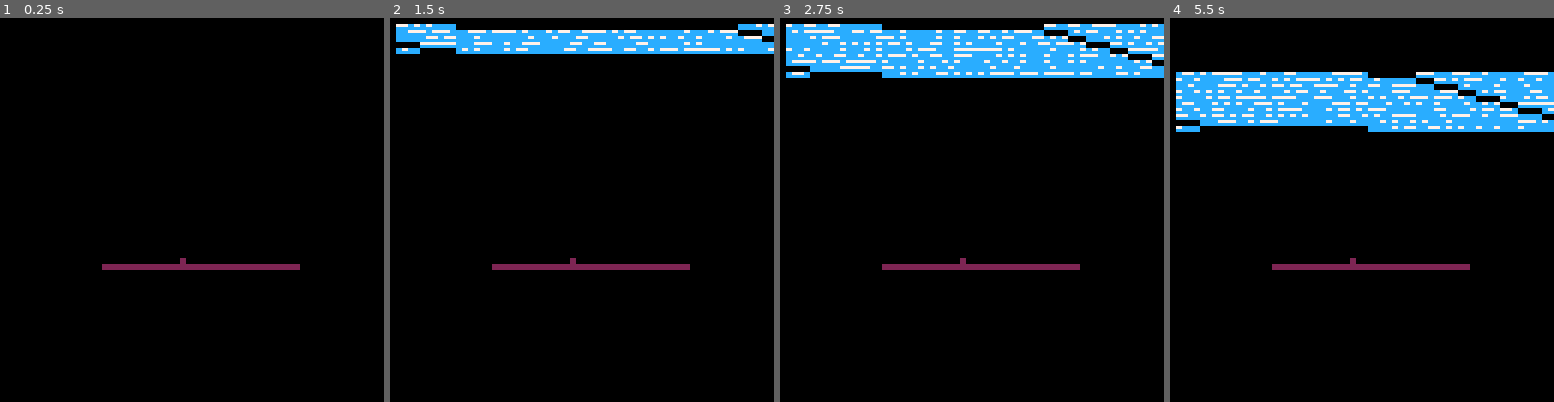
Above: before the commit, frames 1-4 (left to right).
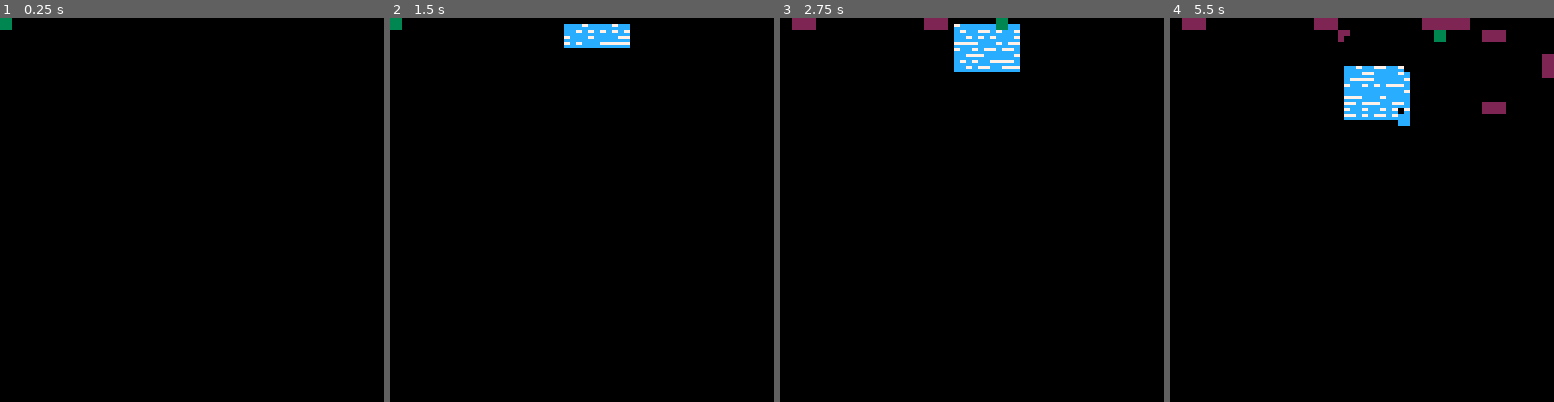
Above: after the commit, the same moments.

Repository: t-mw/herbarium
Game: PICO-8 cartridge ld38.p8
The game is run twice, just before and just after one commit, with the same random seed, the same clock (stepped at 60 frames per second) and the same inputs.
Inputs:
- Up to frame 1 (0.25 s): no input
- Up to frame 2 (1.5 s): tap X (X key) at 0.33, 1.07 s; tap O (Z key) at 0.7 s
- Up to frame 3 (2.75 s): hold Right 1.6-2.1 s; tap O (Z key) at 1.7, 2.1, 2.5 s; tap X (X key) at 1.85 s; hold Up 2.15-2.42 s; hold Right from 2.47 s (still down)
- Up to frame 4 (5.5 s): tap O (Z key) every 0.4 s from 2.9 to 5.3 s; tap X (X key) at 2.97, 4.08, 5.2 s; release Right at 3.03 s; hold Left 3.08-3.58 s; hold Down 3.63-3.97 s; hold Right 4.02-4.68 s; hold Up 4.73-5.03 s; hold Left from 5.08 s (still down)

The runs differ from the first frame. In frame 1, 0.9% of the frame differs, in the area x 0-79%, y 0-66%; in frame 2, 6.7%; in frame 3, 12%; in frame 4, 15%, in the area x 1-100%, y 0-66%.

Commit message:
Create/delete earth

Diff:
--- a/ld38.p8
+++ b/ld38.p8
@@ -2,8 +2,9 @@
 version 8
 __lua__
 
-local VOXEL_DIM_X = 64
-local VOXEL_DIM_Y = 64
+local VOXEL_PX_SIZE = 2
+local VOXEL_DIM_X = 128 / VOXEL_PX_SIZE
+local VOXEL_DIM_Y = 128 / VOXEL_PX_SIZE
 
 local VOXEL_TYPE = {
   EMPTY=0, SOLID=1, WATER=2
@@ -13,6 +14,19 @@
 local state_voxel_horz_vel = {}
 local state_update_voxel_ptr = VOXEL_DIM_X * VOXEL_DIM_Y
 
+local VOXELS_PER_CELL = 2
+local CELL_PX_SIZE = VOXEL_PX_SIZE * VOXELS_PER_CELL
+local CELL_DIM_X = VOXEL_DIM_X / VOXELS_PER_CELL
+local CELL_DIM_Y = VOXEL_DIM_Y / VOXELS_PER_CELL
+
+local CELL_TYPE = {
+  EMPTY=0, SOLID
+}
+
+local state_cells = {}
+local state_x_cell = 1
+local state_y_cell = 1
+
 function from_2d_voxel_idx(x, y)
   return ((x - 1) * VOXEL_DIM_Y) + y
 end
@@ -23,6 +37,14 @@
 
 function decrement_1d_voxel_idx(ptr)
   return (ptr - 2) % (VOXEL_DIM_X * VOXEL_DIM_Y) + 1
+end
+
+function from_2d_cell_idx(x, y)
+  return ((x - 1) * CELL_DIM_Y) + y
+end
+
+function from_1d_cell_idx(i)
+  return flr((i - 1) / CELL_DIM_Y) + 1, ((i - 1) % CELL_DIM_Y) + 1
 end
 
 function run_tests()
@@ -46,42 +68,52 @@
   for y=1,VOXEL_DIM_Y do
     local idx = from_2d_voxel_idx(x, y)
     state_voxels[idx] = VOXEL_TYPE.EMPTY
-
-    if (x == 30 and y == 40) or (x > 16 and x < 50 and y == 41) then
-      state_voxels[idx] = VOXEL_TYPE.SOLID
-    end
-
     state_voxel_horz_vel[idx] = 0
+  end
+end
+
+for x=1,CELL_DIM_X do
+  for y=1,CELL_DIM_Y do
+    local idx = from_2d_cell_idx(x, y)
+    state_cells[idx] = CELL_TYPE.EMPTY
   end
 end
 
 local counter = 1
 function update_voxels()
+  counter += 1
+
   local PROCESS_LIMIT = 432
 
   if counter % 10 == 0 and counter < 100 then
-    for x=1,VOXEL_DIM_X do
+    for x=30,40 do
       local y = 1
       local idx = from_2d_voxel_idx(x, y)
 
       state_voxels[idx] = VOXEL_TYPE.WATER
     end
   end
-  counter += 1
 
   local idx = state_update_voxel_ptr
+  local rand = rnd(1)
+
   for i=1,PROCESS_LIMIT do
     --  iterate from bottom row to top
     idx = decrement_1d_voxel_idx(idx)
 
     local x, y = from_1d_voxel_idx(idx)
+
     local idx_below = from_2d_voxel_idx(x, y + 1)
     local idx_left = from_2d_voxel_idx(x - 1, y)
     local idx_right = from_2d_voxel_idx(x + 1, y)
 
+    local voxel_below = state_voxels[idx_below]
+    local voxel_left = state_voxels[idx_left]
+    local voxel_right = state_voxels[idx_right]
+
     if state_voxels[idx] == VOXEL_TYPE.WATER then
       if y < VOXEL_DIM_Y then
-        if state_voxels[idx_below] == VOXEL_TYPE.EMPTY then
+        if voxel_below == VOXEL_TYPE.EMPTY then
 
           state_voxels[idx] = VOXEL_TYPE.EMPTY
           state_voxels[idx_below] = VOXEL_TYPE.WATER
@@ -90,9 +122,10 @@
           state_voxel_horz_vel[idx_below] = 0
 
         elseif x > 1 and
-          state_voxels[idx_left] == VOXEL_TYPE.EMPTY and
-          (state_voxels[idx_right] == VOXEL_TYPE.SOLID or
-             state_voxels[idx_right] == VOXEL_TYPE.WATER or
+          voxel_left == VOXEL_TYPE.EMPTY and rand < 0.5 and
+          (voxel_right == VOXEL_TYPE.SOLID or
+             voxel_below == VOXEL_TYPE.SOLID or
+             voxel_right == VOXEL_TYPE.WATER or
              state_voxel_horz_vel[idx] == -1)
         then
 
@@ -103,9 +136,10 @@
           state_voxel_horz_vel[idx] = 0
 
         elseif x < VOXEL_DIM_X and
-          state_voxels[idx_right] == VOXEL_TYPE.EMPTY and
-          (state_voxels[idx_left] == VOXEL_TYPE.SOLID or
-             state_voxels[idx_left] == VOXEL_TYPE.WATER or
+          voxel_right == VOXEL_TYPE.EMPTY and rand > 0.5 and
+          (voxel_left == VOXEL_TYPE.SOLID or
+             voxel_below == VOXEL_TYPE.SOLID or
+             voxel_left == VOXEL_TYPE.WATER or
              state_voxel_horz_vel[idx] == 1)
         then
 
@@ -127,27 +161,107 @@
   state_update_voxel_ptr = idx
 end
 
+
+local state_keys_prev_down = {}
+function btnp_dir_custom(key)
+  local DELAY = 4
+
+  local key_str = ""..key
+
+  if btn(key) and not state_keys_prev_down[key_str] then
+    state_keys_prev_down[key_str] = update_counter
+    return true
+  end
+
+  if not btn(key) then
+    state_keys_prev_down[key_str] = nil
+    return false
+  end
+
+  local any = false
+  for k,v in pairs(state_keys_prev_down) do
+    if k != key_str and v then
+      any = true
+    end
+  end
+
+  return any or (update_counter - state_keys_prev_down[key_str]) >= DELAY
+end
+
+function update_input()
+  if btnp_dir_custom(0) then
+    state_x_cell = max(state_x_cell - 1, 1)
+  end
+  if btnp_dir_custom(1) then
+    state_x_cell = min(state_x_cell + 1, CELL_DIM_X)
+  end
+  if btnp_dir_custom(2) then
+    state_y_cell = max(state_y_cell - 1, 1)
+  end
+  if btnp_dir_custom(3) then
+    state_y_cell = min(state_y_cell + 1, CELL_DIM_Y)
+  end
+
+  if btn(4) or btn(5) then
+    local idx = from_2d_cell_idx(state_x_cell, state_y_cell)
+
+    local x1 = (state_x_cell - 1) * VOXELS_PER_CELL + 1
+    local y1 = (state_y_cell - 1) * VOXELS_PER_CELL + 1
+    local x2 = x1 + VOXELS_PER_CELL - 1
+    local y2 = y1 + VOXELS_PER_CELL - 1
+
+    for x=x1,x2 do
+      for y=y1,y2 do
+        local idx = from_2d_voxel_idx(x, y)
+
+        if btn(4) and state_voxels[idx] == VOXEL_TYPE.EMPTY then
+          state_voxels[idx] = VOXEL_TYPE.SOLID
+        elseif btn(5) and state_voxels[idx] == VOXEL_TYPE.SOLID then
+          state_voxels[idx] = VOXEL_TYPE.EMPTY
+        end
+      end
+    end
+    -- state_cells[idx] = CELL_TYPE.SOLID
+  end
+end
+
+update_counter = 1
 function _update()
+  update_counter += 1
+
   update_voxels()
+  update_input()
 end
 
 function draw_voxel(x, y, clr1, clr2)
   local rnd = rnd(1)
 
+  x = x - 1
+  y = y - 1
+
   if rnd < 0.6 then
-    pset(x*2, y*2, clr1)
-    pset(x*2, y*2+1, clr1)
-    pset(x*2+1, y*2, clr1)
-    pset(x*2+1, y*2+1, clr1)
+    rectfill(x * VOXEL_PX_SIZE, y * VOXEL_PX_SIZE,
+             (x + 1) * VOXEL_PX_SIZE - 1, (y + 1) * VOXEL_PX_SIZE - 1, clr1)
   else
+    rectfill(x * VOXEL_PX_SIZE, y * VOXEL_PX_SIZE,
+             (x + 1) * VOXEL_PX_SIZE - 1, (y + 1) * VOXEL_PX_SIZE - 1, clr1)
     pset(x*2, y*2, clr2)
-    pset(x*2, y*2+1, clr1)
     pset(x*2+1, y*2, clr2)
-    pset(x*2+1, y*2+1, clr1)
-  end
-end
-
-local draw_counter = 1
+  end
+end
+
+function get_cell_screen_pos(x_cell, y_cell)
+  return (x_cell - 1) * CELL_PX_SIZE,
+         (y_cell - 1) * CELL_PX_SIZE
+end
+
+function draw_cell(x_cell, y_cell, clr)
+  local x1, y1 = get_cell_screen_pos(x_cell, y_cell)
+  local x2, y2 = get_cell_screen_pos(x_cell + 1, y_cell + 1)
+  rectfill(x1, y1, x2 - 1, y2 - 1, clr)
+end
+
+draw_counter = 1
 function _draw()
   draw_counter += 1
 
@@ -167,6 +281,16 @@
       end
     end
   end
+
+  for x=1,CELL_DIM_X do
+    for y=1,CELL_DIM_Y do
+      local cell = state_cells[from_2d_cell_idx(x, y)]
+      if cell == CELL_TYPE.SOLID then
+        draw_cell(x, y, 4)
+      end
+    end
+  end
+  draw_cell(state_x_cell, state_y_cell, 3)
 end
 __gfx__
 00000000000000000000000000000000000000000000000000000000000000000000000000000000000000000000000000000000000000000000000000000000
